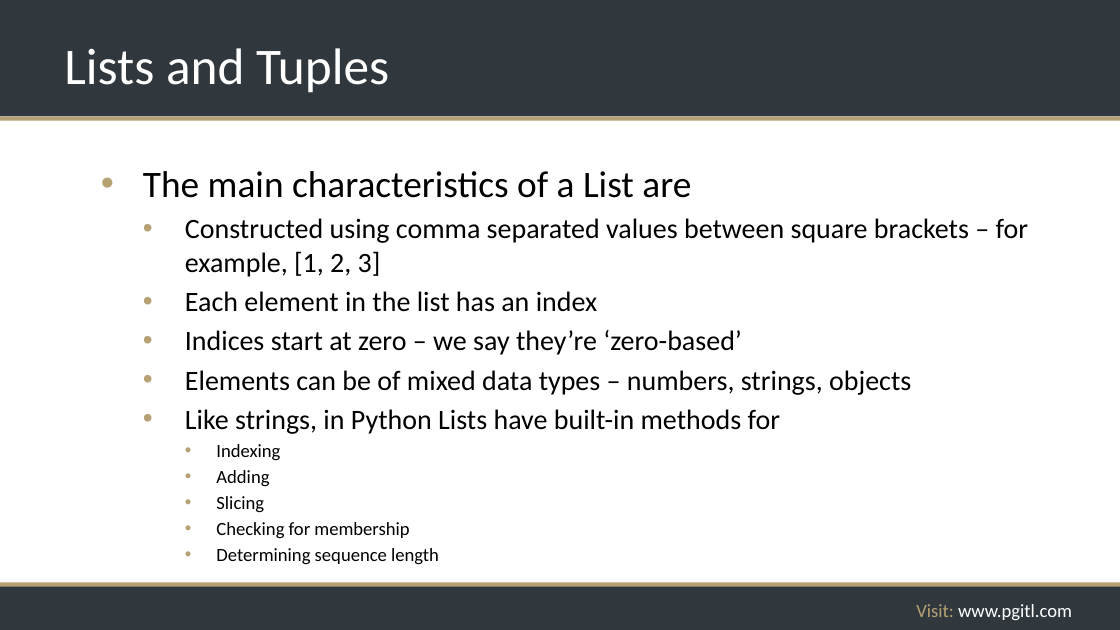
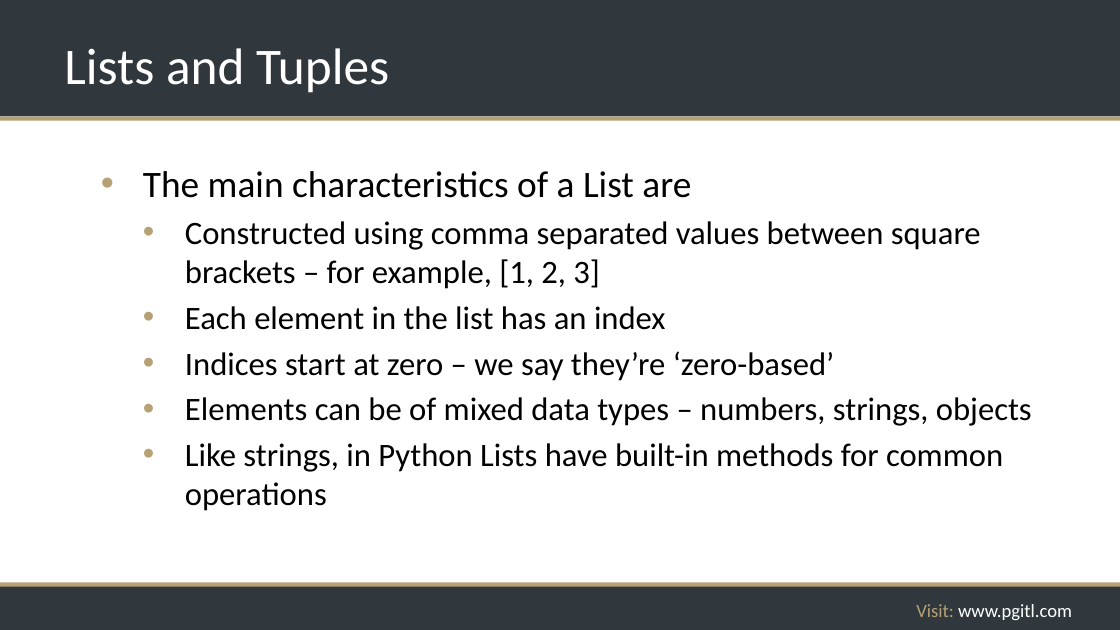
Before and after one commit to rikkouri/project-a, a slide deck: slide 85 of Programming Foundations.pptx (slide 86 before the commit). Drawn at 1120x630 pixels with LibreOffice and Linux fonts; fonts in the diff are those of the drawing; background and template pictures are left out. Boxes give left, top, right and bottom in pixels: in the first picture for what was removed or moved away, otherwise in the second. Text is boxed around its words. In the diff, an @@ line names an element or a change of style, - is before the commit and + after.

```diff
--- a/Programming Foundations.pptx
+++ b/Programming Foundations.pptx
@@ text at [185, 221, 1032, 426]: size 24 to 28 pt in "Constructed using comma separated values between square ...", "Each element in the list has an ...", "Indices start at zero – we say ...", "Elements can be of mixed data types ..." @@
@@ text at [185, 443, 1003, 511]: text changed; size 16 to 28 pt @@
-  • Like strings, in Python Lists have built-in methods for
-    • Indexing
-    • Adding
-    • Slicing
-    • Checking for membership
-    • Determining sequence length
+  • Like strings, in Python Lists have built-in methods for common operations
```
Also in this commit, not shown: 21 other slides changed, 7 slides added, 1 slide removed, 1 other file.
